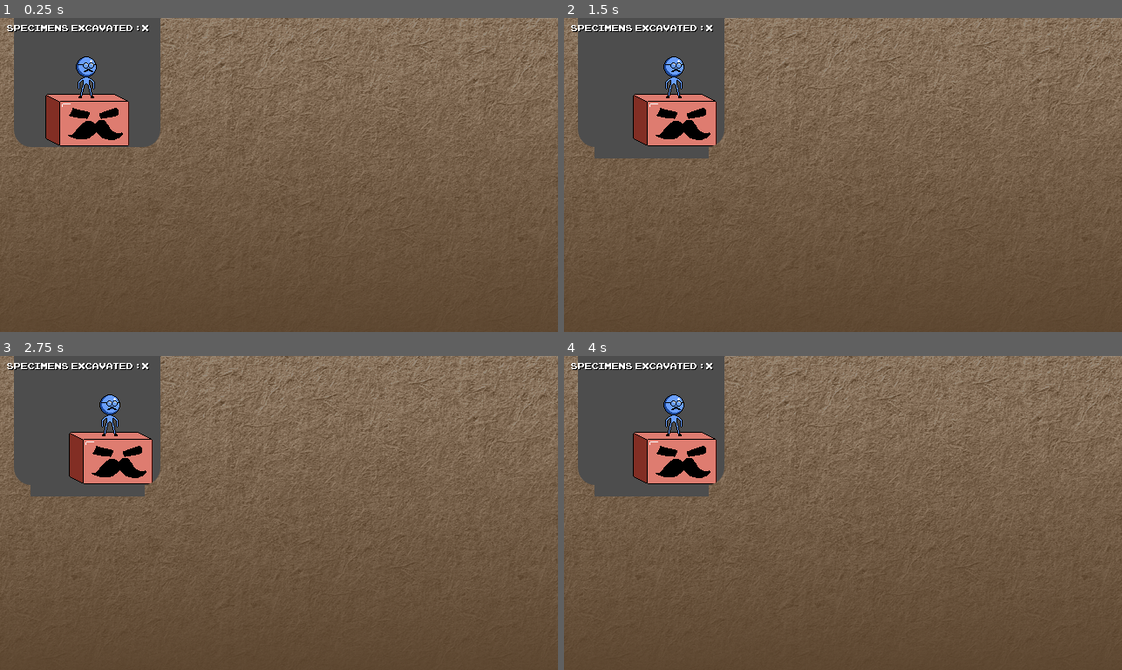
Above: before the commit, frames 1-4 (two rows, left to right).
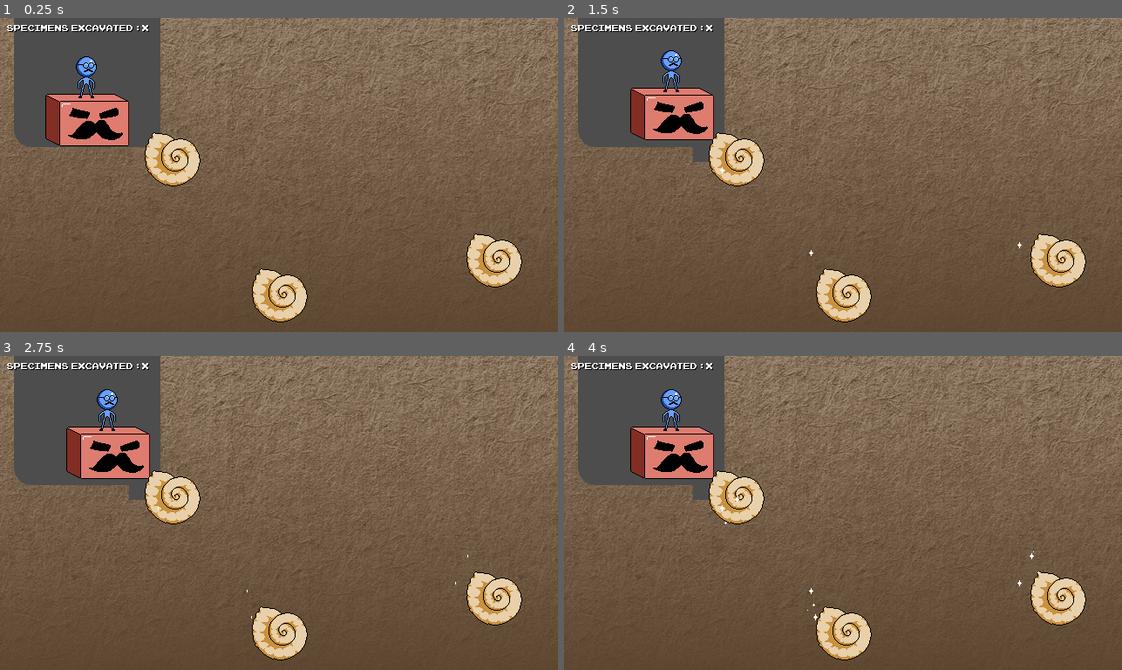
Above: after the commit, the same moments.

Repository: nulture/mixjam_13
Game: Godot game, scene res://scenes/levels/test_level.tscn
The game is run twice, just before and just after one commit, with the same random seed, the same clock (stepped at 60 frames per second) and the same inputs.
Inputs:
- Up to frame 1 (0.25 s): no input
- Up to frame 2 (1.5 s): tap Enter (ui_accept) at 0.5, 0.77 s; hold D (p1_move_right) 0.53-1.28 s; tap Space (p1_primary) at 0.6 s; hold S (p1_move_down) from 1.28 s (still down); tap E (p1_secondary) at 1.35 s
- Up to frame 3 (2.75 s): tap Enter (ui_accept) at 1.52, 2 s; release S (p1_move_down) at 2.03 s; hold D (p1_move_right) from 2.03 s (still down); tap Down (p2_move_down) at 2.1 s
- Up to frame 4 (4 s): release D (p1_move_right) at 2.78 s; hold W (p1_move_up) 2.78-3.53 s; tap Left (p2_move_left) at 2.85 s; tap Enter (ui_accept) at 3.02, 3.77 s; hold A (p1_move_left) from 3.53 s (still down); tap Right (p2_move_right) at 3.6 s

The runs differ from the first frame. In frame 1, 3.9% of the frame differs, in the area x 25-94%, y 36-97%; in frame 2, 6.3%, in the area x 5-94%, y 10-97%; in frame 3, 6.2%; in frame 4, 6.2%.
Error in both runs: Invalid access to property or key 'rotation' on a base object of type 'Nil'. (res://scripts/pawn/pawn_digger.gd:40)

Commit message:
Fixed all terrain issues (i think) and improved performance with digger greatly

Diff:
--- a/scenes/fossils/fossil.tscn
+++ b/scenes/fossils/fossil.tscn
@@ -21,8 +21,6 @@
 texture = SubResource("ImageTexture_nmbt2")
 centered = false
 script = ExtResource("1_hnls6")
-epsilon = null
-collision_layer = null
 destroy_threshold = 0.5
 
 [node name="anim_particle_emitter" type="Node2D" parent="."]
--- a/scenes/levels/test_level.tscn
+++ b/scenes/levels/test_level.tscn
@@ -64,23 +64,14 @@
 [node name="fossil_collection" type="Node2D" parent="terrain/fossil_map"]
 
 [node name="nautilus" parent="terrain/fossil_map/fossil_collection" instance=ExtResource("6_grtcm")]
-position = Vector2(381, 78)
+position = Vector2(198, 162)
 centered = true
-epsilon = null
-collision_layer = 7
-destroy_threshold = null
 
 [node name="nautilus_2" parent="terrain/fossil_map/fossil_collection" instance=ExtResource("6_grtcm")]
 position = Vector2(289, 286)
-epsilon = null
-collision_layer = null
-destroy_threshold = null
 
 [node name="nautilus_3" parent="terrain/fossil_map/fossil_collection" instance=ExtResource("6_grtcm")]
 position = Vector2(535, 246)
-epsilon = null
-collision_layer = null
-destroy_threshold = null
 
 [node name="pawn_brusher" parent="." instance=ExtResource("2_ffhiy")]
 position = Vector2(99, 65)
--- a/scenes/pawn/pawn_digger.tscn
+++ b/scenes/pawn/pawn_digger.tscn
@@ -14,10 +14,10 @@
 size = Vector2(110, 60)
 
 [sub_resource type="RectangleShape2D" id="RectangleShape2D_g211y"]
-size = Vector2(4, 56)
+size = Vector2(10, 74)
 
 [sub_resource type="RectangleShape2D" id="RectangleShape2D_6p5bq"]
-size = Vector2(100, 4)
+size = Vector2(136, 10)
 
 [sub_resource type="Image" id="Image_5l7xa"]
 data = {
@@ -54,41 +54,37 @@
 unsafe_colliders = [NodePath("unsafe_rect_left"), NodePath("unsafe_rect_right"), NodePath("unsafe_rect_down")]
 
 [node name="safe_shape" type="CollisionShape2D" parent="dig_area" index="0"]
+visible = false
 position = Vector2(0, 7)
 shape = SubResource("RectangleShape2D_nkorf")
 
 [node name="unsafe_shape" type="CollisionShape2D" parent="dig_area" index="1"]
+visible = false
 position = Vector2(0, 2)
 shape = SubResource("RectangleShape2D_sb156")
 
 [node name="safe_rect_left" type="CollisionShape2D" parent="dig_area" index="2"]
-visible = false
-position = Vector2(-54, 0)
+position = Vector2(-53, 9)
 shape = SubResource("RectangleShape2D_g211y")
 
 [node name="safe_rect_right" type="CollisionShape2D" parent="dig_area" index="3"]
-visible = false
-position = Vector2(54, 0)
+position = Vector2(63, 9)
 shape = SubResource("RectangleShape2D_g211y")
 
 [node name="safe_rect_down" type="CollisionShape2D" parent="dig_area" index="4"]
-visible = false
-position = Vector2(0, 32)
+position = Vector2(0, 31)
 shape = SubResource("RectangleShape2D_6p5bq")
 
 [node name="unsafe_rect_left" type="CollisionShape2D" parent="dig_area" index="5"]
-visible = false
-position = Vector2(-50, 0)
+position = Vector2(-63, 9)
 shape = SubResource("RectangleShape2D_g211y")
 
 [node name="unsafe_rect_right" type="CollisionShape2D" parent="dig_area" index="6"]
-visible = false
-position = Vector2(50, 0)
+position = Vector2(53, 9)
 shape = SubResource("RectangleShape2D_g211y")
 
 [node name="unsafe_rect_down" type="CollisionShape2D" parent="dig_area" index="7"]
-visible = false
-position = Vector2(0, 28)
+position = Vector2(0, 41)
 shape = SubResource("RectangleShape2D_6p5bq")
 
 [node name="sprite_placeholder" parent="." index="2"]
--- a/scripts/pawn/dig_area.gd
+++ b/scripts/pawn/dig_area.gd
@@ -61,30 +61,20 @@
 		charging = false
 
 func destroy_stuff() -> void :
+	var input_vector = Input.get_vector("p1_move_left", "p1_move_right", "p1_move_up", "p1_move_down")
 
-	Terrain.inst.set_pixels_rect(get_rect_world(safe_rect), false, false)
-	Terrain.inst.set_pixels_rect(get_rect_world(unsafe_rect), true, false)
-
-	# var input_vector = Input.get_vector("p1_move_left", "p1_move_right", "p1_move_up", "p1_move_down")
-
-	# if input_vector.length_squared() == 0 : return
-	# if abs(input_vector.x) >= abs(input_vector.y) :
-	# 	if input_vector.x > 0 :
-	# 		destroy_direction(safe_rect_right, unsafe_rect_right)
-	# 	else :
-	# 		destroy_direction(safe_rect_left, unsafe_rect_left)
-	# else :
-	# 	if input_vector.y > 0 :
-	# 		destroy_direction(safe_rect_down, unsafe_rect_down)
-	# 	else :
-	# 		pass
+	if input_vector.length_squared() == 0 : return
+	if abs(input_vector.x) >= abs(input_vector.y) :
+		if input_vector.x > 0 :
+			destroy_direction(safe_rect_right, unsafe_rect_right)
+		else :
+			destroy_direction(safe_rect_left, unsafe_rect_left)
+	else :
+		if input_vector.y > 0 :
+			destroy_direction(safe_rect_down, unsafe_rect_down)
+		else :
+			pass
 
 func destroy_direction(safe: CollisionShape2D, unsafe: CollisionShape2D) :
-	# for i in unsafe_rects :
-	# 	Terrain.inst.set_pixels_rect(get_rect_world(i), true, false)
-	# for i in safe_rects :
-	# 	Terrain.inst.set_pixels_rect(get_rect_world(i), false, false)
-
-	# Terrain.inst.set_pixels_rect(get_rect_world(unsafe_rect), true, false)
 	Terrain.inst.set_pixels_rect(get_rect_world(unsafe), true, false)
 	Terrain.inst.set_pixels_rect(get_rect_world(safe), false, false)
--- a/scripts/terrain/collectible.gd
+++ b/scripts/terrain/collectible.gd
@@ -6,5 +6,5 @@
 @onready var destructible : DestructibleSprite = $".."
 
 func collect() -> void :
-	print("Collected! (%2.0f percent remaining)" % (destructible.get_remaining_percent() * 100))
+	print("Collected! (%2.0f percent of pixels remaining)" % (destructible.get_remaining_percent() * 100))
 	destructible.queue_free()
--- a/scripts/terrain/destructible_sprite.gd
+++ b/scripts/terrain/destructible_sprite.gd
@@ -52,6 +52,7 @@
 func set_pixels_rect(_rect: Rect2i, value: bool) :
 	var sect = global_rect.intersection(_rect)
 	var local = sect.position - Vector2i(global_position) - smart_offset
+
 	var ip := Vector2i.ZERO
 	for ix in sect.size.x :
 		ip.x = local.x + ix
@@ -61,7 +62,7 @@
 	refresh_texture()
 
 func set_pixels_circle(origin: Vector2, radius: float, value: bool) :
-	var origin_local = Vector2i(origin) - global_rect.position
+	var origin_local = origin - Vector2(global_rect.position)
 	var sect = global_rect.intersection(DestructibleSprite.rect_from_circle(origin, radius))
 	var local = sect.position - Vector2i(global_position) - smart_offset
 	var ip := Vector2i.ZERO
@@ -69,16 +70,22 @@
 		ip.x = local.x + ix
 		for iy in sect.size.y :
 			ip.y = local.y + iy
-			var dist = (ip - origin_local).length()
+			var dist = (Vector2(ip) - origin_local).length()
 			if dist > radius : continue
 			set_pixelv(ip, value)
 	refresh_texture()
 
+func stupid(xy : Vector2i) -> bool :
+	return image.get_pixelv(xy).a > 0.5
+
+
 func overlapping_pixels(other: DestructibleSprite) -> int :
+
 	var result : int = 0
 	var sect = global_rect.intersection(other.global_rect)
 	var local = sect.position - Vector2i(global_position) - smart_offset
 	var local_other = sect.position - Vector2i(other.global_position) - other.smart_offset
+
 	var ip := Vector2i.ZERO
 	var op := Vector2i.ZERO
 	for ix in sect.size.x :
@@ -87,7 +94,7 @@
 		for iy in sect.size.y :
 			ip.y = local.y + iy
 			op.y = local_other.y + iy
-			if is_pixel_opaque(ip) && other.is_pixel_opaque(op) :
+			if stupid(ip) && other.stupid(op) :
 				result += 1
 	return result
 
--- a/scripts/terrain/destructible_sprite_with_collision.gd
+++ b/scripts/terrain/destructible_sprite_with_collision.gd
@@ -48,8 +48,8 @@
 func refresh_texture() -> void:
 	# if thread.is_started() : return
 	# thread.start(calculate_polygons)
-	calculate_polygons.call_deferred()
-	refresh_polygons.call_deferred()
+	calculate_polygons()
+	refresh_polygons()
 
 
 func calculate_polygons() -> void:
--- a/scripts/terrain/terrain.gd
+++ b/scripts/terrain/terrain.gd
@@ -42,6 +42,7 @@
 	var node := CrustChunk.new(subimage, coord)
 	chunks[coord] = node
 	add_child(node)
+	move_child(node, 0)
 
 func position_to_coord(vector: Vector2) -> Vector2i :
 	return floor(vector / Vector2(CrustChunk.chunk_size))
@@ -77,7 +78,7 @@
 		for i in destructibles :
 			if rect.intersects(i.global_rect) :
 				if affect_destructibles :
-					i.set_pixels_rect(i.global_rect, value)
+					i.set_pixels_rect(rect, value)
 				collectibles.append(i)
 		check_collectibles(collectibles)
 
@@ -100,43 +101,6 @@
 	for i in fossil_root.find_children("*", "DestructibleSprite") :
 		destructibles.append(i)
 
-# static func set_pixels_sprite(bitmap : BitMap, sprite : Sprite2D, value : bool) -> void :
-# 	var local_rect_position = Vector2i(sprite.get_rect().position)
-# 	var rect = Rect2i(Vector2i(sprite.global_position) + local_rect_position, sprite.get_rect().size)
-# 	var pos := Vector2i.ZERO
-# 	for ix in rect.size.x :
-# 		pos.x = rect.position.x + ix
-# 		if pos.x < 0 || pos.x >= bitmap.get_size().x : continue
-# 		for iy in rect.size.y :
-# 			pos.y = rect.position.y + iy
-# 			if pos.y < 0 || pos.y >= bitmap.get_size().y : continue
-# 			var local = local_rect_position + Vector2i(ix, iy)
-
-# 			bitmap.set_bitv(pos, sprite.is_pixel_opaque(local))
-# 	pass
-
-# static func is_sprite_overlapping_bitmap(bitmap: BitMap, sprite: Sprite2D) -> bool :
-# 	return get_sprite_overlap_percentage(bitmap, sprite) > 0.0
-
-# static func get_sprite_overlap_percentage(bitmap: BitMap, sprite: Sprite2D) -> float :
-# 	var overlap_pixels : float = 0.0
-# 	var total_pixels : float = 0.0
-
-# 	var local_rect_position = Vector2i(sprite.get_rect().position)
-# 	var rect = Rect2i(Vector2i(sprite.global_position) + local_rect_position, sprite.get_rect().size)
-# 	var pos := Vector2i.ZERO
-# 	for ix in rect.size.x :
-# 		pos.x = rect.position.x + ix
-# 		if pos.x < 0 || pos.x >= bitmap.get_size().x : continue
-# 		for iy in rect.size.y :
-# 			pos.y = rect.position.y + iy
-# 			if pos.y < 0 || pos.y >= bitmap.get_size().y : continue
-# 			var local = local_rect_position + Vector2i(ix, iy)
-# 			if !sprite.is_pixel_opaque(local) : continue
-# 			total_pixels += 1.0
-# 			if !bitmap.get_bitv(pos) : continue
-# 			overlap_pixels += 1.0
-# 	return overlap_pixels / total_pixels
 
 func get_overlap_chunks_percent(dest: DestructibleSprite) -> float :
 	var overlap_pixels : int = 0
@@ -148,11 +112,10 @@
 	return float(overlap_pixels) / float(dest.original_pixels)
 
 func check_collectibles(list: Array[DestructibleSprite]) -> void :
-	for i in destructibles :
+	for i in list :
 		var ic := Utils.find_child(i, "Collectible")
 		if ic == null : continue
 		var percent := get_overlap_chunks_percent(i)
-		print((percent*100), "% covered by terrrain")
 		if percent > ic.collect_threshold : continue
 
 		ic.collect()
